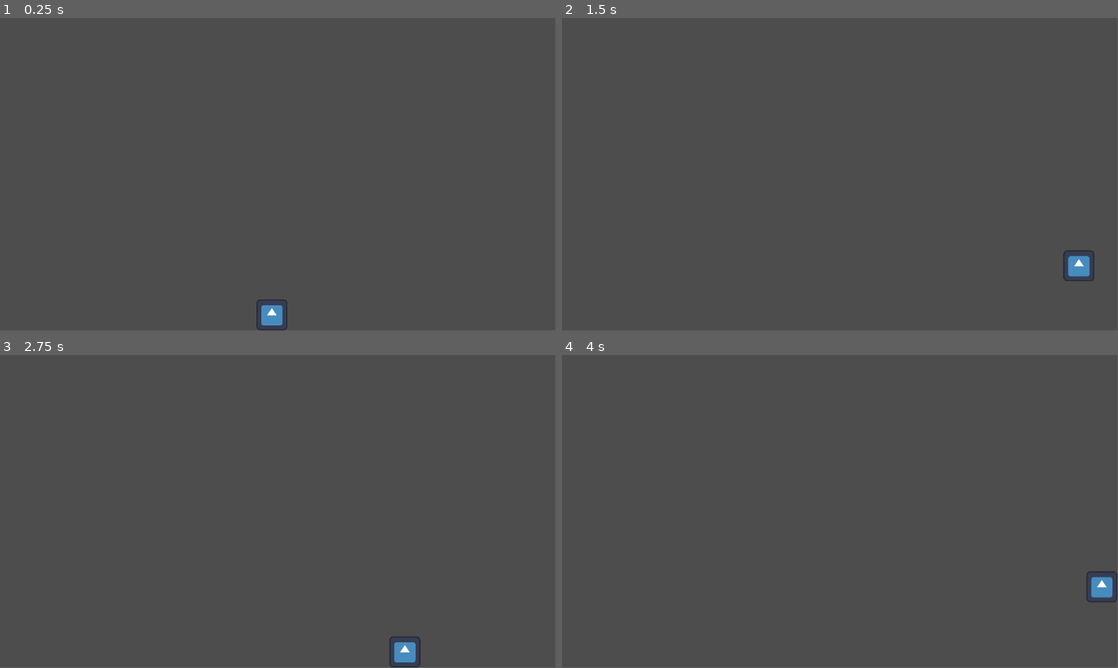
Above: before the commit, frames 1-4 (two rows, left to right).
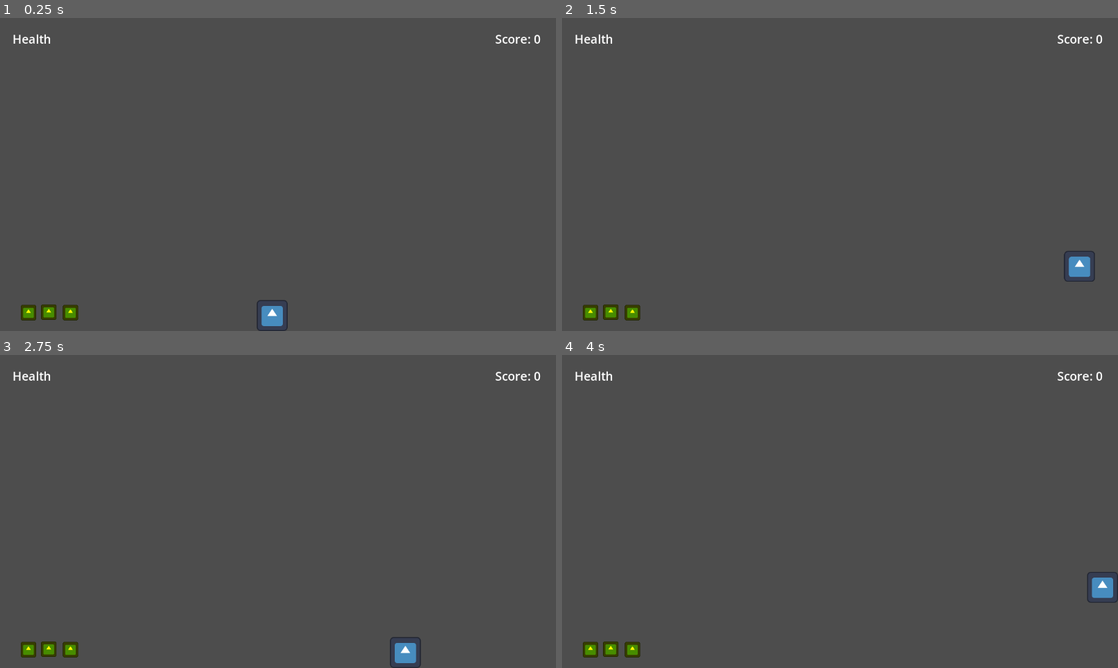
Above: after the commit, the same moments.

Repository: SarahOfSavoy/charcuterie-crusade
Game: Godot game, scene res://scenes/main.tscn
The game is run twice, just before and just after one commit, with the same random seed, the same clock (stepped at 60 frames per second) and the same inputs. The engine's default icon, where the game draws it, is replaced by a stand-in: a white triangle on a blue panel in a dark square.
Inputs:
- Up to frame 1 (0.25 s): no input
- Up to frame 2 (1.5 s): tap Enter at 0.5 s; hold Right (walk_right) from 0.53 s (still down); tap X (attack) at 0.6 s; tap Space (jump) at 0.77 s; tap Shift (dash) at 1.35 s
- Up to frame 3 (2.75 s): tap Space (jump) at 1.52 s; release Right (walk_right) at 2.03 s; hold Left (walk_left) from 2.03 s (still down); tap X (attack) at 2.1 s
- Up to frame 4 (4 s): release Left (walk_left) at 2.78 s; hold Right (walk_right) from 2.78 s (still down); tap Shift (dash) at 2.85 s; tap Space (jump) at 3.02, 3.77 s; tap X (attack) at 3.6 s
In our replay, the window is 799x449 before the commit and 800x450 after it. These sizes can differ from the game's own. Grey fills any space a smaller window leaves; there, only what the larger window draws over its background counts as a difference.

The runs differ from the first frame. In frame 1, 0.7% of the frame differs, in the area x 2-98%, y 5-100%; in frame 2, 0.7%; in frame 3, 0.7%; in frame 4, 0.7%, in the area x 2-100%, y 5-97%.

Commit message:
Created main menu, basic hud, and coin functionality

Diff:
--- a/project.godot
+++ b/project.godot
@@ -14,6 +14,14 @@
 run/main_scene="res://scenes/main.tscn"
 config/features=PackedStringArray("4.3", "GL Compatibility")
 config/icon="res://icon.svg"
+
+[autoload]
+
+HUD="*res://scenes/hud.gd"
+
+[display]
+
+window/stretch/mode="viewport"
 
 [input]
 
--- /dev/null
+++ b/scenes/coin.gd
@@ -0,0 +1,8 @@
+extends Area2D
+
+
+
+
+func _on_body_entered(body: Node2D) -> void:
+	HUD.score += 100
+	queue_free()
--- /dev/null
+++ b/scenes/coin.tscn
@@ -0,0 +1,23 @@
+[gd_scene load_steps=4 format=3 uid="uid://dxe37i8c5646h"]
+
+[ext_resource type="Texture2D" uid="uid://cflvf46f6vjnj" path="res://icon.svg" id="1_0m4tl"]
+[ext_resource type="Script" path="res://scenes/coin.gd" id="1_avk8k"]
+
+[sub_resource type="RectangleShape2D" id="RectangleShape2D_7vuoo"]
+size = Vector2(129, 128)
+
+[node name="Coin" type="Area2D"]
+position = Vector2(147, 87)
+script = ExtResource("1_avk8k")
+metadata/_edit_group_ = true
+
+[node name="Sprite2D" type="Sprite2D" parent="."]
+modulate = Color(1, 1, 0, 1)
+scale = Vector2(0.25, 0.25)
+texture = ExtResource("1_0m4tl")
+
+[node name="CollisionShape2D" type="CollisionShape2D" parent="."]
+scale = Vector2(0.25, 0.25)
+shape = SubResource("RectangleShape2D_7vuoo")
+
+[connection signal="body_entered" from="." to="." method="_on_body_entered"]
--- /dev/null
+++ b/scenes/hud.gd
@@ -0,0 +1,15 @@
+extends CanvasLayer
+
+# This will be a global variable accessed using HUD.score
+var score = 0
+
+@onready var scoreLabel = get_node("Score")
+
+# Repeatedly update the state of the player (score and health)
+func _process(delta: float) -> void:
+	if scoreLabel != null:
+		update_score(HUD.score)
+
+# Change the score text with a new score
+func update_score(new_score):
+	scoreLabel.text = "Score: " + str(new_score)
--- /dev/null
+++ b/scenes/hud.tscn
@@ -0,0 +1,34 @@
+[gd_scene load_steps=4 format=3 uid="uid://bfd7s4tykxpfj"]
+
+[ext_resource type="Script" path="res://scenes/hud.gd" id="1_porsv"]
+
+[sub_resource type="LabelSettings" id="LabelSettings_a1uum"]
+font_size = 25
+
+[sub_resource type="LabelSettings" id="LabelSettings_b0q0l"]
+font_size = 25
+
+[node name="HUD" type="CanvasLayer"]
+script = ExtResource("1_porsv")
+metadata/_edit_group_ = true
+
+[node name="Score" type="Label" parent="."]
+anchors_preset = 1
+anchor_left = 1.0
+anchor_right = 1.0
+offset_left = -126.0
+offset_top = 26.0
+offset_right = -32.0
+offset_bottom = 61.0
+grow_horizontal = 0
+text = "Score: 0"
+label_settings = SubResource("LabelSettings_a1uum")
+
+[node name="Health" type="Label" parent="."]
+offset_left = 26.0
+offset_top = 26.0
+offset_right = 138.0
+offset_bottom = 75.0
+text = "Health
+"
+label_settings = SubResource("LabelSettings_b0q0l")
--- a/scenes/main.tscn
+++ b/scenes/main.tscn
@@ -1,6 +1,8 @@
-[gd_scene load_steps=6 format=3 uid="uid://g7n7smh2i174"]
+[gd_scene load_steps=8 format=3 uid="uid://g7n7smh2i174"]
 
 [ext_resource type="PackedScene" uid="uid://ce4ydmycoux7o" path="res://scenes/player.tscn" id="1_oaqdl"]
+[ext_resource type="PackedScene" uid="uid://bfd7s4tykxpfj" path="res://scenes/hud.tscn" id="2_iplbn"]
+[ext_resource type="PackedScene" uid="uid://dxe37i8c5646h" path="res://scenes/coin.tscn" id="3_qauw7"]
 
 [sub_resource type="WorldBoundaryShape2D" id="WorldBoundaryShape2D_7mkkf"]
 
@@ -14,6 +16,8 @@
 distance = -643.0
 
 [node name="Main" type="Node2D"]
+
+[node name="HUD" parent="." instance=ExtResource("2_iplbn")]
 
 [node name="Player" parent="." instance=ExtResource("1_oaqdl")]
 position = Vector2(564, 582)
@@ -38,3 +42,12 @@
 [node name="Lower Wall" type="CollisionShape2D" parent="Game Boundary"]
 position = Vector2(565, 5)
 shape = SubResource("WorldBoundaryShape2D_18cyh")
+
+[node name="Coin" parent="." instance=ExtResource("3_qauw7")]
+position = Vector2(59, 610)
+
+[node name="Coin2" parent="." instance=ExtResource("3_qauw7")]
+position = Vector2(101, 609)
+
+[node name="Coin3" parent="." instance=ExtResource("3_qauw7")]
+position = Vector2(146, 610)
--- /dev/null
+++ b/scenes/main_menu.gd
@@ -0,0 +1,14 @@
+extends Control
+
+
+# When the user clicks the start button
+func _on_start_button_pressed() -> void:
+	# Change the scene to the main scene
+	# THIS WILL CHANGE WHEN WE HAVE LEVELS
+	get_tree().change_scene_to_file("res://scenes/main.tscn")
+
+
+# When the user clicks the quit button
+func _on_quit_button_pressed() -> void:
+	# Quiting out of the tree exits the game
+	get_tree().quit()
--- /dev/null
+++ b/scenes/main_menu.tscn
@@ -0,0 +1,60 @@
+[gd_scene load_steps=3 format=3 uid="uid://bl7golr87ljhx"]
+
+[ext_resource type="Script" path="res://scenes/main_menu.gd" id="1_tegk4"]
+
+[sub_resource type="LabelSettings" id="LabelSettings_7j38v"]
+font_size = 45
+
+[node name="MainMenu" type="Control"]
+layout_mode = 3
+anchors_preset = 15
+anchor_right = 1.0
+anchor_bottom = 1.0
+grow_horizontal = 2
+grow_vertical = 2
+script = ExtResource("1_tegk4")
+
+[node name="VBoxContainer" type="VBoxContainer" parent="."]
+layout_mode = 1
+anchors_preset = 7
+anchor_left = 0.5
+anchor_top = 1.0
+anchor_right = 0.5
+anchor_bottom = 1.0
+offset_left = -50.0
+offset_top = -198.0
+offset_right = 50.0
+offset_bottom = -98.0
+grow_horizontal = 2
+grow_vertical = 0
+
+[node name="StartButton" type="Button" parent="VBoxContainer"]
+layout_mode = 2
+text = "Start"
+
+[node name="OptionsButton" type="Button" parent="VBoxContainer"]
+layout_mode = 2
+text = "Options"
+
+[node name="QuitButton" type="Button" parent="VBoxContainer"]
+layout_mode = 2
+text = "Quit"
+
+[node name="Label" type="Label" parent="."]
+layout_mode = 1
+anchors_preset = 8
+anchor_left = 0.5
+anchor_top = 0.5
+anchor_right = 0.5
+anchor_bottom = 0.5
+offset_left = -222.5
+offset_top = -124.0
+offset_right = 222.5
+offset_bottom = -61.0
+grow_horizontal = 2
+grow_vertical = 2
+text = "Charcuterie Crusade"
+label_settings = SubResource("LabelSettings_7j38v")
+
+[connection signal="pressed" from="VBoxContainer/StartButton" to="." method="_on_start_button_pressed"]
+[connection signal="pressed" from="VBoxContainer/QuitButton" to="." method="_on_quit_button_pressed"]
Not shown, added: .DS_Store
